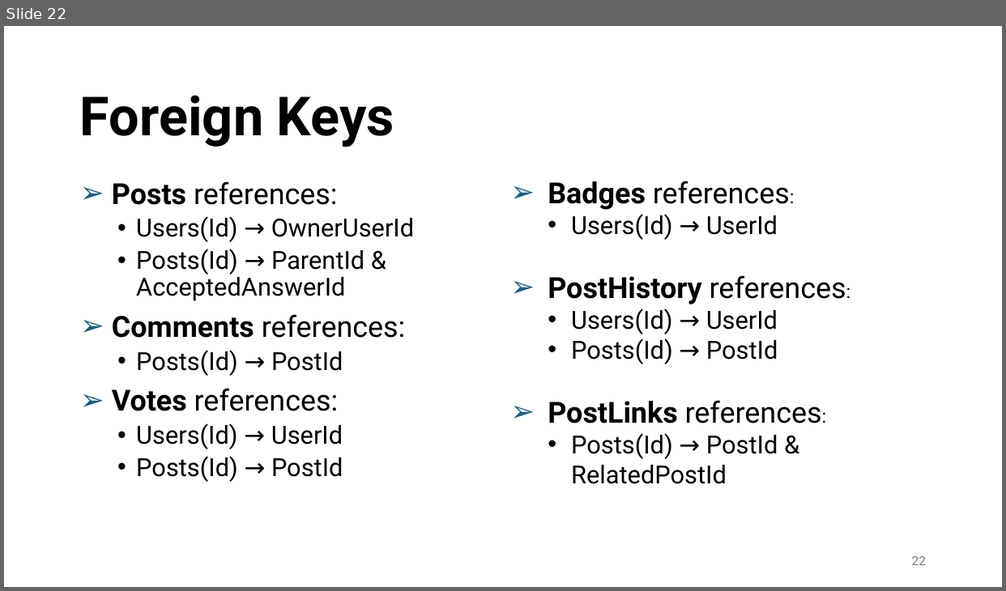
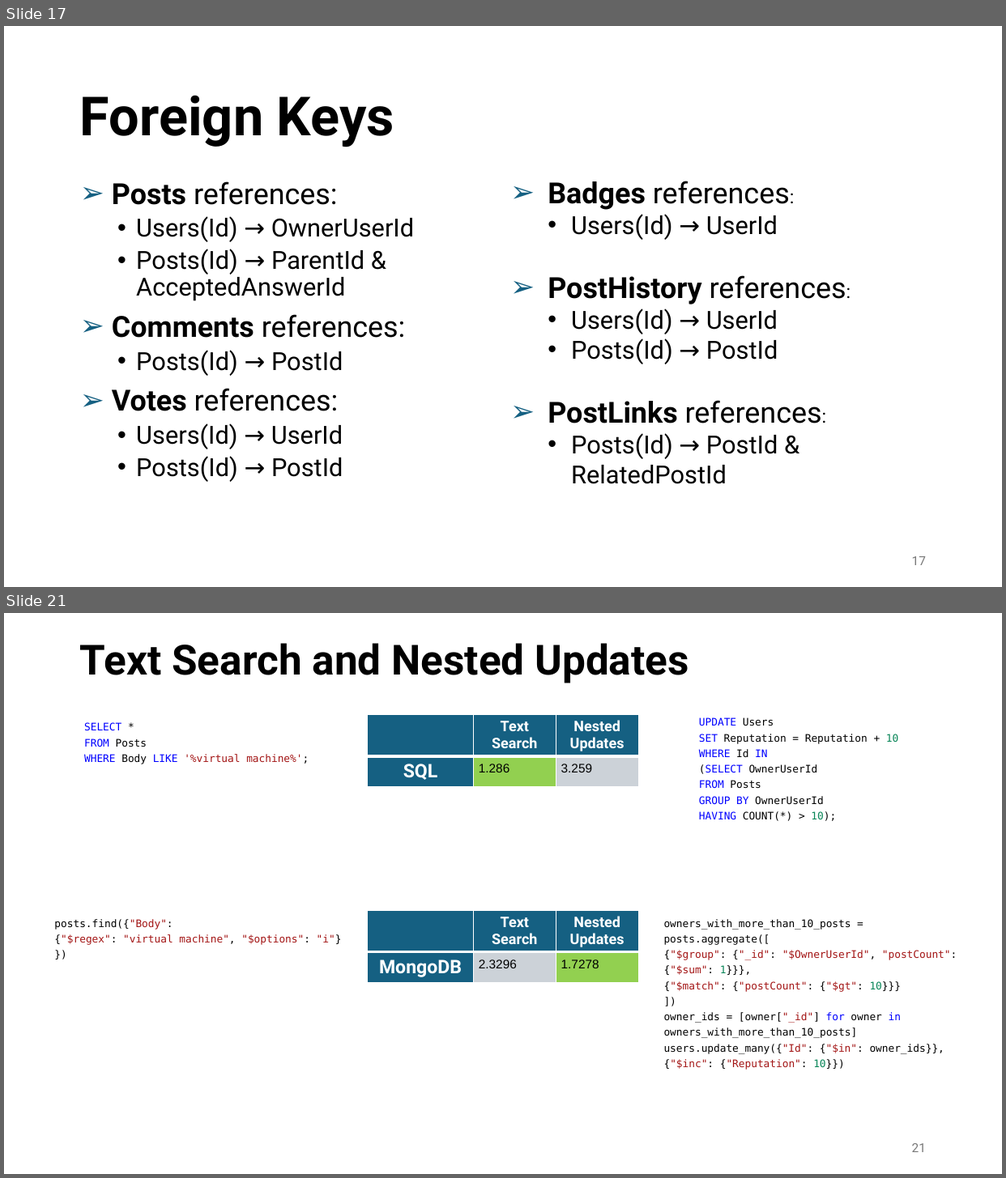
Before and after one commit to skhanlari/DataManagement, a slide deck: Presentation/DM Presentation.pptx. Shown one above the other, each under a label of ours: slide 22 before the commit, slides 17 and 21 after it; the slides between them are not shown. The pictures are 1006x591 and 1006x1178 pixels, drawn with LibreOffice and Linux fonts; fonts in the diff are those of the drawing; background and template pictures are left out. Boxes give left, top, right and bottom in pixels: in the first picture for what was removed or moved away, otherwise in the second. Text is boxed around its words. In the diff, an @@ line names an element or a change of style, - is before the commit and + after.

```diff
--- a/Presentation/DM Presentation.pptx
+++ b/Presentation/DM Presentation.pptx
@@ slide 21 added at (4,613,1002,1174), background picture (left out) @@
@@ title added at (80,643,688,683), 40 pt, text #000000, bold @@
+Text Search and Nested Updates
@@ text added at (84,722,309,764), 10 pt, text #0000FF @@
+SELECT *
+FROM Posts
+WHERE Body LIKE '%virtual machine%';
@@ table added at (368,714,638,787), 2 rows, 3 columns @@
+ | Text Search | Nested Updates
+SQL | 1.286 | 3.259
@@ text added at (699,717,898,821), 10 pt, text #000000 @@
+UPDATE Users
+SET Reputation = Reputation + 10
+WHERE Id IN
+(SELECT OwnerUserId
+FROM Posts
+GROUP BY OwnerUserId
+HAVING COUNT(*) > 10);
@@ text added at (54,919,342,945), 10 pt, text #A31515 @@
+posts.find({"Body":
+{"$regex": "virtual machine", "$options": "i"}
+})
@@ table added at (368,910,638,983), 2 rows, 3 columns @@
+ | Text Search | Nested Updates
+MongoDB | 2.3296 | 1.7278
@@ text added at (664,919,957,1070), 10 pt, text #000000 @@
+owners_with_more_than_10_posts =
+posts.aggregate([
+{"$group": {"_id": "$OwnerUserId", "postCount": {"$sum": 1}}},
+{"$match": {"postCount": {"$gt": 10}}}
+])
+owner_ids = [owner["_id"] for owner in owners_with_more_than_10_posts]
+users.update_many({"Id": {"$in": owner_ids}}, {"$inc": {"Reputation": 10}})
@@ page number added at (912,1144,926,1152), 12 pt, text #797979 @@
+21
@@ what was slide 22 is now slide 17 @@
@@ page number at (912,557,926,565): text changed @@
-22
+17
```
Also in this commit, not shown: 8 slides changed, 6 other slides added, 1 other file.
